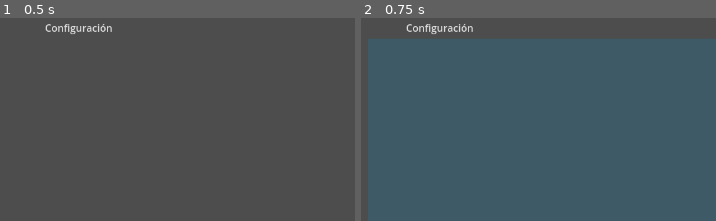
Above: before the commit, frames 1-2 (left to right).
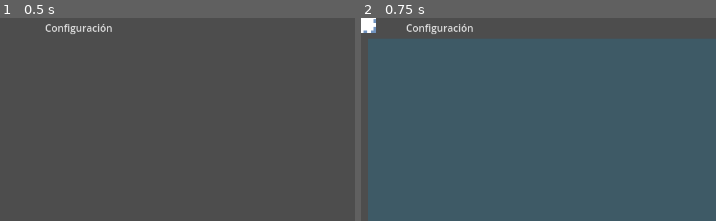
Above: after the commit, the same moments.

Repository: FaArMa/SGG-GDEng
Game: Godot game, scene res://scenes/sistema.tscn
The game is run twice, just before and just after one commit, with the same random seed, the same clock (stepped at 60 frames per second) and the same inputs.
Inputs:
- Up to frame 1 (0.5 s): no input
- Up to frame 2 (0.75 s): click "Agregar Mesa" at 0.5 s
The pictures show only the part of the screen within x 0-50%, y 0-50%; the shares and areas given below are measured in that part.

Frame 1 is identical in both runs. In frame 2, 0.3% of the frame differs, in the area x 0-5%, y 0-8%.
Error before the commit: Attempt to call function 'show' in base 'null instance' on a null instance. (res://scenes/ui/ui.gd:32)
Error after the commit: Parse Error: Too many arguments for "save_state()" call. Expected at most 1 but received 2. (res://scenes/Seating_Scene/seating_scene.gd:126)

Commit message:
Agregar y quitar paredes.

Diff:
--- a/SGG/scenes/Seating_Scene/seating_scene.gd
+++ b/SGG/scenes/Seating_Scene/seating_scene.gd
@@ -1,63 +1,143 @@
 extends Node2D
 
+signal tables_edited
+
 @onready var table_scene = preload("res://scenes/mesa/table_scene.tscn")
+@onready var wall_scene = preload("res://scenes/wall_scene/wall_scene.tscn")
 @onready var single_line_input = preload("res://scenes/Single_Line_Input_Scene/single_line_input.tscn")
 @onready var tables: Dictionary = {}
+@onready var walls: Array = []
 @onready var table_add_mode: bool = false
 @onready var table_remove_mode: bool = false
-signal tables_edited
+@onready var wall_edit_mode: bool = false
+@onready var wall_just_deleted: bool = false
+@onready var loading: bool = false
+
 
 func _ready():
-	EventBus.connect("tables_loaded", _on_tables_loaded)
+	load_objects()
 
-func _on_tables_loaded(_tables: Dictionary):
-	for i in _tables.values():
-		add_table_to_seating_area(i[0], i[1])
 
 func _on_seating_area_input_event(_viewport, event, _shape_idx):
 	if table_add_mode:
+		$Table_Ghost.set_position(snap_position(event.position))
 		if event.is_action_pressed("left_click"):
+			$Table_Ghost.set_position(snap_position(event.position))
 			var input = single_line_input.instantiate()
-			input.text_submit.connect(_on_single_line_input_submit.bind(event.position))
-			input.text_discard.connect(_on_single_line_input_discard)
+			input.connect("text_submit", _on_single_line_input_submit.bind(snap_position(event.position)))
 			add_child(input)
+	if wall_edit_mode:
+		if !wall_just_deleted:
+			$Table_Ghost.set_position(snap_position(event.position))
+			if event.is_action_pressed("left_click"):
+				edit_walls_on_seating_area(snap_position(event.position))
+		wall_just_deleted = false
+
 
 func _on_single_line_input_submit(text_input: String, pos: Vector2):
-	var repeated_table_name = false
-	if tables.is_empty():
+	if is_position_valid(pos) and is_name_valid(text_input):
 		add_table_to_seating_area(text_input, pos)
-	else:
-		for i in tables.values():
-			print(i[0], ", ", i[1], "text_input: ", text_input)
-			if i[0] == text_input:
-				repeated_table_name = true
-		if repeated_table_name:
-			print("Mesa ", text_input, " repetida. Inténtelo nuevamente.")
-		else:
-			add_table_to_seating_area(text_input, pos)
-	EventBus.emit_signal("tables_modified", tables)
-	emit_signal("tables_edited")
 
 
-func _on_single_line_input_discard():
-	pass
+func is_name_valid(text_input: String) -> bool:
+	for i in tables.values():
+		if i[0] == text_input:
+			print("- Nombre de mesa inválido -")
+			return false
+	return true
+
+
+func is_position_valid(pos: Vector2) -> bool:
+	for i in walls.size():
+		if walls[i].wall_position == pos:
+			print("- Posición inválida -")
+			return false
+	for k in tables.values():
+		if k[1] == pos:
+			print("- Posición inválida -")
+			return false
+	return true
+
 
 func add_table_to_seating_area(text_input: String, pos: Vector2):
 	var new_table = table_scene.instantiate()
+
 	new_table.position = pos
+	new_table.table_position = pos
 	new_table.table_name = text_input
-	new_table.table_clicked.connect(_on_remove_table_from_seating_area)
+	new_table.connect("table_clicked", _on_remove_table_from_seating_area)
+	tables[new_table] = [new_table.table_name, new_table.table_position]
 	add_child(new_table)
-	tables[new_table] = [new_table.table_name, new_table.position]
-	print("added ", tables)
 
-func _on_remove_table_from_seating_area(table: Object):
+	if !loading:
+		save_objects()
+		emit_signal("tables_edited")
+
+	print("- Added ", tables)
+
+
+func edit_walls_on_seating_area(pos: Vector2):
+	if is_position_valid(pos):
+		add_wall_to_seating_area(pos)
+
+
+func add_wall_to_seating_area(pos: Vector2):
+	var new_wall = wall_scene.instantiate()
+
+	new_wall.wall_position = pos
+	new_wall.position = pos
+	new_wall.connect("wall_clicked", _on_remove_wall_from_seating_area)
+	walls.append(new_wall)
+	add_child(new_wall)
+
+	if !loading: save_objects()
+
+
+func _on_remove_table_from_seating_area(_table: Object):
 	if table_remove_mode:
-		for i in tables.keys():
-			if i == table:
-				tables.erase(table)
-				table.delete_table(table)
-		remove_child(table)
-		print("removed ", tables)
-		EventBus.emit_signal("tables_modified", tables)
+		tables.erase(_table)
+		_table.delete_table(_table)
+		remove_child(_table)
+		save_objects()
+		print("- Removed ", tables)
 		emit_signal("tables_edited")
+
+
+func _on_remove_wall_from_seating_area(_wall: Object):
+	if wall_edit_mode:
+		walls.erase(_wall)
+		_wall.delete_wall(_wall)
+		remove_child(_wall)
+		save_objects()
+		wall_just_deleted = true
+		print("- Pared Eliminada -")
+
+
+func snap_position(pos: Vector2) -> Vector2:
+	var snap_x = snapped(pos.x, 48)
+	var snap_y = snapped(pos.y, 48)
+	var snap := Vector2(snap_x, snap_y)
+	return snap
+
+
+func save_objects():
+	var objects = SessionSave.new()
+
+	objects.save_state(tables, walls)
+
+
+func load_objects():
+	loading = true
+
+	var objects = SessionSave.new()
+	var loaded_objects: Array
+
+	loaded_objects = objects.load_state(tables, walls)
+
+	for i in loaded_objects[0].values():
+		add_table_to_seating_area(i[0], i[1])
+
+	for i in loaded_objects[1].size():
+		add_wall_to_seating_area(loaded_objects[1][i].wall_position)
+
+	loading = false
--- a/SGG/scenes/Seating_Scene/seating_scene.tscn
+++ b/SGG/scenes/Seating_Scene/seating_scene.tscn
@@ -1,6 +1,7 @@
-[gd_scene load_steps=3 format=3 uid="uid://bdx335i1yfuvn"]
+[gd_scene load_steps=4 format=3 uid="uid://bdx335i1yfuvn"]
 
 [ext_resource type="Script" path="res://scenes/Seating_Scene/seating_scene.gd" id="1_exicm"]
+[ext_resource type="Texture2D" uid="uid://c2sy7j1iamh55" path="res://scenes/table_ghost.png" id="2_3xpt4"]
 
 [sub_resource type="RectangleShape2D" id="RectangleShape2D_vbebl"]
 size = Vector2(905.75, 605.75)
@@ -23,4 +24,8 @@
 mouse_filter = 1
 color = Color(0, 0.580392, 0.803922, 0.196078)
 
+[node name="Table_Ghost" type="Sprite2D" parent="."]
+visible = false
+texture = ExtResource("2_3xpt4")
+
 [connection signal="input_event" from="Seating_Area" to="." method="_on_seating_area_input_event"]
--- /dev/null
+++ b/SGG/scenes/wall_scene/wall_scene.gd
@@ -0,0 +1,19 @@
+extends Node2D
+
+signal wall_clicked(wall)
+
+
+var wall_position: Vector2:
+	set(value):
+		wall_position = value
+	get:
+		return wall_position
+
+
+func _on_wall_area_input_event(_viewport, event, _shape_idx):
+	if event.is_action_pressed("left_click"):
+		emit_signal("wall_clicked", self)
+
+
+func delete_wall(_wall: Object):
+	_wall.queue_free()
--- /dev/null
+++ b/SGG/scenes/wall_scene/wall_scene.tscn
@@ -0,0 +1,20 @@
+[gd_scene load_steps=4 format=3 uid="uid://r2lbdbv8eeym"]
+
+[ext_resource type="Script" path="res://scenes/wall_scene/wall_scene.gd" id="1_aynr0"]
+[ext_resource type="Texture2D" uid="uid://dssftcpm2slci" path="res://scenes/wall_scene/pared.png" id="1_r5yjn"]
+
+[sub_resource type="RectangleShape2D" id="RectangleShape2D_qwhv6"]
+size = Vector2(48, 48)
+
+[node name="Wall_Scene" type="Node2D"]
+script = ExtResource("1_aynr0")
+
+[node name="Wall_Area" type="Area2D" parent="."]
+
+[node name="Wall_Area_Collision" type="CollisionShape2D" parent="Wall_Area"]
+shape = SubResource("RectangleShape2D_qwhv6")
+
+[node name="Wall_Icon" type="Sprite2D" parent="."]
+texture = ExtResource("1_r5yjn")
+
+[connection signal="input_event" from="Wall_Area" to="." method="_on_wall_area_input_event"]
Binary file added: SGG/scenes/table_ghost.png
Not shown, added: SGG/scenes/table_ghost.png.import
Binary file added: SGG/scenes/wall_scene/pared.png
Not shown, added: SGG/scenes/wall_scene/pared.png.import
